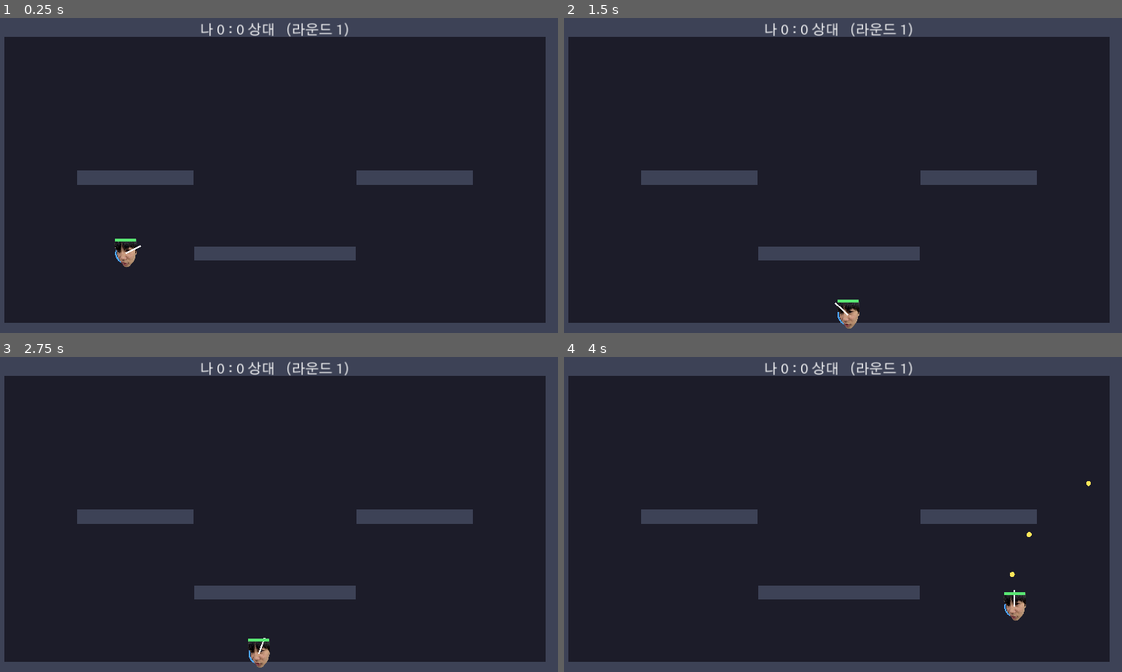
Above: before the commit, frames 1-4 (two rows, left to right).
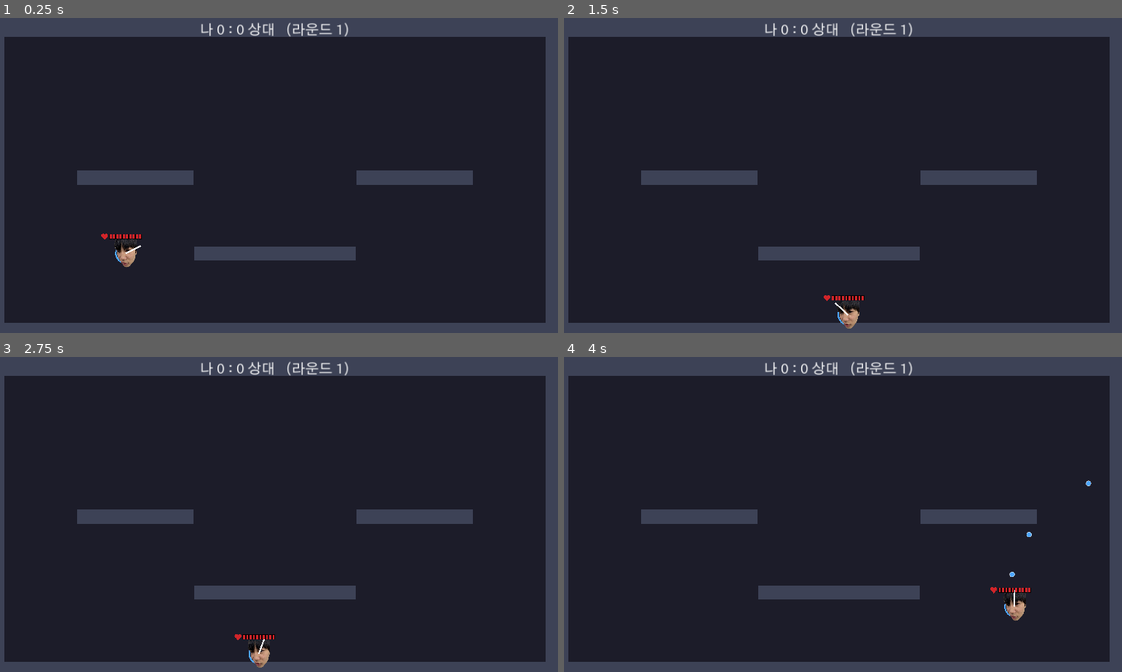
Above: after the commit, the same moments.

Repository: enrode63/-BROTATO
Game: Godot game, scene res://scenes/arena.tscn
Same seed, same stepped clock (60 frames per second), same inputs: the game is played once before the commit and once after it. This scene is started directly instead of the project's main scene.
Inputs (mouse positions are in pixels of both pictures, inside the frame that each line leads up to):
- Up to frame 1 (0.25 s): no input
- Up to frame 2 (1.5 s): move the mouse to (965, 162) at 0.52 s; press the mouse at (965, 162) at 0.53 s; hold D (p1_right) from 0.53 s (still down); tap Space (p1_jump) at 0.77 s; move the mouse to (720, 197) at 1.27 s; release the mouse at (720, 197) at 1.28 s; click (720, 197) at 1.35 s
- Up to frame 3 (2.75 s): tap Space (p1_jump) at 1.52 s; move the mouse to (334, 448) at 2.02 s; release D (p1_right) at 2.03 s; press the mouse at (334, 448) at 2.03 s; hold A (p1_left) from 2.03 s (still down)
- Up to frame 4 (4 s): move the mouse to (809, 583) at 2.77 s; release A (p1_left) at 2.78 s; release the mouse at (809, 583) at 2.78 s; hold D (p1_right) from 2.78 s (still down); click (809, 583) at 2.85 s; tap Space (p1_jump) at 3.02, 3.77 s; move the mouse to (1015, 568) at 3.52 s; press the mouse at (1015, 568) at 3.53 s

The runs differ from the first frame. In frame 1, 0.1% of the frame differs, in the area x 18-26%, y 68-71%; in frame 2, 0.1%; in frame 3, 0.1%; in frame 4, 0.2%, in the area x 76-95%, y 39-80%.

Commit message:
rounds: team-colored bullets, muzzle flash, heart-style health bar
- bullet.gd: 총알을 쏜 사람의 팀 색(파랑/빨강)으로 그림 + 흰 테두리
- muzzle_flash.gd: 발사 순간 조준 방향으로 번쩍이는 화염 효과(별모양 스파이크),
  로컬 발사·원격 복제 발사 양쪽에서 재생
- player.gd: 체력바를 하트 아이콘 + 10칸 세그먼트 스타일로 교체

참고: 이 환경엔 이미지 편집 도구가 없어 사용자가 준 PNG를 직접 잘라
쓰지 못했고, 그 스타일을 코드 드로잉으로 재현함.

Co-Authored-By: Claude Opus 4.8 <noreply@anthropic.com>

Diff:
--- a/rounds/scripts/arena.gd
+++ b/rounds/scripts/arena.gd
@@ -114,6 +114,15 @@
 				for pair in data.get("dirs", []):
 					var d := Vector2(float(pair[0]), float(pair[1]))
 					_remote_player.spawn_remote_bullet(pos, d, stats)
+
+				var aim_arr: Array = data.get("aim", [])
+				var aim_dir := Vector2.RIGHT
+				if aim_arr.size() >= 2:
+					aim_dir = Vector2(float(aim_arr[0]), float(aim_arr[1]))
+				var fx := MuzzleFlash.new()
+				fx.global_position = pos
+				fx.rotation = aim_dir.angle()
+				add_child(fx)
 		"dead":
 			_end_round(true)
 		"ready":
--- a/rounds/scripts/bullet.gd
+++ b/rounds/scripts/bullet.gd
@@ -38,7 +38,10 @@
 
 
 func _draw() -> void:
-	draw_circle(Vector2.ZERO, _radius, Color(1.0, 0.9, 0.35))
+	# 팀(쏜 사람) 색으로 그려서 서로 헷갈리지 않게 한다.
+	var col: Color = shooter.color if shooter else Color(1.0, 0.9, 0.35)
+	draw_circle(Vector2.ZERO, _radius, col)
+	draw_arc(Vector2.ZERO, _radius, 0.0, TAU, 12, Color(1, 1, 1, 0.55), 1.2)
 
 
 func _physics_process(delta: float) -> void:
--- /dev/null
+++ b/rounds/scripts/muzzle_flash.gd
@@ -0,0 +1,45 @@
+class_name MuzzleFlash
+extends Node2D
+## 발사 순간 총구에서 아주 잠깐 나타나는 화염 효과.
+## 조준 방향(rotation)으로 긴 중심 스파이크 + 위아래 짧은 곁가지를 그린다.
+
+const DURATION := 0.09
+const LENGTH := 34.0
+
+var _t: float = 0.0
+
+
+func _process(delta: float) -> void:
+	_t += delta
+	queue_redraw()
+	if _t >= DURATION:
+		queue_free()
+
+
+func _draw() -> void:
+	var f := 1.0 - clampf(_t / DURATION, 0.0, 1.0)
+	var core := Color(1.0, 0.95, 0.6, f)
+	var hot := Color(1.0, 0.6, 0.15, f * 0.85)
+
+	_spike(LENGTH * f, 7.0, core)
+	_spike(LENGTH * 0.55 * f, 11.0, hot)
+	_side_spike(0.6, f, hot)
+	_side_spike(-0.6, f, hot)
+
+
+func _spike(len: float, width: float, col: Color) -> void:
+	var pts := PackedVector2Array([
+		Vector2(0, -width * 0.5),
+		Vector2(len, 0),
+		Vector2(0, width * 0.5),
+	])
+	draw_polygon(pts, PackedColorArray([col]))
+
+
+func _side_spike(angle: float, f: float, col: Color) -> void:
+	var len := LENGTH * 0.4 * f
+	var dir := Vector2.RIGHT.rotated(angle)
+	var perp := dir.orthogonal() * 4.0
+	var tip := dir * len
+	var pts := PackedVector2Array([-perp, tip, perp])
+	draw_polygon(pts, PackedColorArray([col]))
--- a/rounds/scripts/player.gd
+++ b/rounds/scripts/player.gd
@@ -103,13 +103,40 @@
 	_draw_health_bar()
 
 
+const HP_SEGMENTS := 10
+const HP_SEG_W := 5.0
+const HP_SEG_H := 9.0
+const HP_SEG_GAP := 1.5
+const HP_HEART_R := 6.0
+const HP_RED := Color(0.82, 0.14, 0.16)
+const HP_EMPTY := Color(0.16, 0.16, 0.19, 0.95)
+
+
+## 하트 아이콘 + 칸으로 나뉜 픽셀풍 체력바(원작 대신 코드로 그린 형태).
 func _draw_health_bar() -> void:
-	var w := 42.0
-	var h := 6.0
-	var y := -RADIUS - 14.0
-	var frac := clampf(float(health) / float(max_health), 0.0, 1.0)
-	draw_rect(Rect2(-w / 2.0, y, w, h), Color(0, 0, 0, 0.55))
-	draw_rect(Rect2(-w / 2.0, y, w * frac, h), Color(0.35, 0.9, 0.45))
+	var total_w := HP_SEGMENTS * (HP_SEG_W + HP_SEG_GAP) - HP_SEG_GAP
+	var y := -RADIUS - 22.0
+	var start_x := -total_w / 2.0
+
+	_draw_heart(Vector2(start_x - HP_HEART_R * 1.6, y + HP_SEG_H * 0.5), HP_HEART_R)
+
+	var filled := int(ceil(clampf(float(health) / float(max_health), 0.0, 1.0) * HP_SEGMENTS))
+	for i in HP_SEGMENTS:
+		var seg_x := start_x + i * (HP_SEG_W + HP_SEG_GAP)
+		var col := HP_RED if i < filled else HP_EMPTY
+		draw_rect(Rect2(seg_x, y, HP_SEG_W, HP_SEG_H), col)
+		draw_rect(Rect2(seg_x, y, HP_SEG_W, HP_SEG_H), Color(0, 0, 0, 0.9), false, 1.0)
+
+
+func _draw_heart(center: Vector2, r: float) -> void:
+	draw_circle(center + Vector2(-r * 0.5, -r * 0.3), r * 0.62, HP_RED)
+	draw_circle(center + Vector2(r * 0.5, -r * 0.3), r * 0.62, HP_RED)
+	var pts := PackedVector2Array([
+		center + Vector2(-r * 1.05, -r * 0.1),
+		center + Vector2(r * 1.05, -r * 0.1),
+		center + Vector2(0, r * 1.1),
+	])
+	draw_polygon(pts, PackedColorArray([HP_RED]))
 
 
 func _physics_process(delta: float) -> void:
@@ -184,6 +211,7 @@
 	var stats := _current_bullet_stats()
 	for d in dirs:
 		_spawn_bullet(muzzle, d, stats)
+	_spawn_muzzle_flash(muzzle, _aim)
 
 	if Net.active:
 		var dirs_packed := []
@@ -194,7 +222,15 @@
 		payload["x"] = muzzle.x
 		payload["y"] = muzzle.y
 		payload["dirs"] = dirs_packed
+		payload["aim"] = [_aim.x, _aim.y]
 		Net.send_event(payload)
+
+
+func _spawn_muzzle_flash(pos: Vector2, dir: Vector2) -> void:
+	var fx := MuzzleFlash.new()
+	fx.global_position = pos
+	fx.rotation = dir.angle()
+	get_parent().add_child(fx)
 
 
 func _fire_directions() -> Array:
